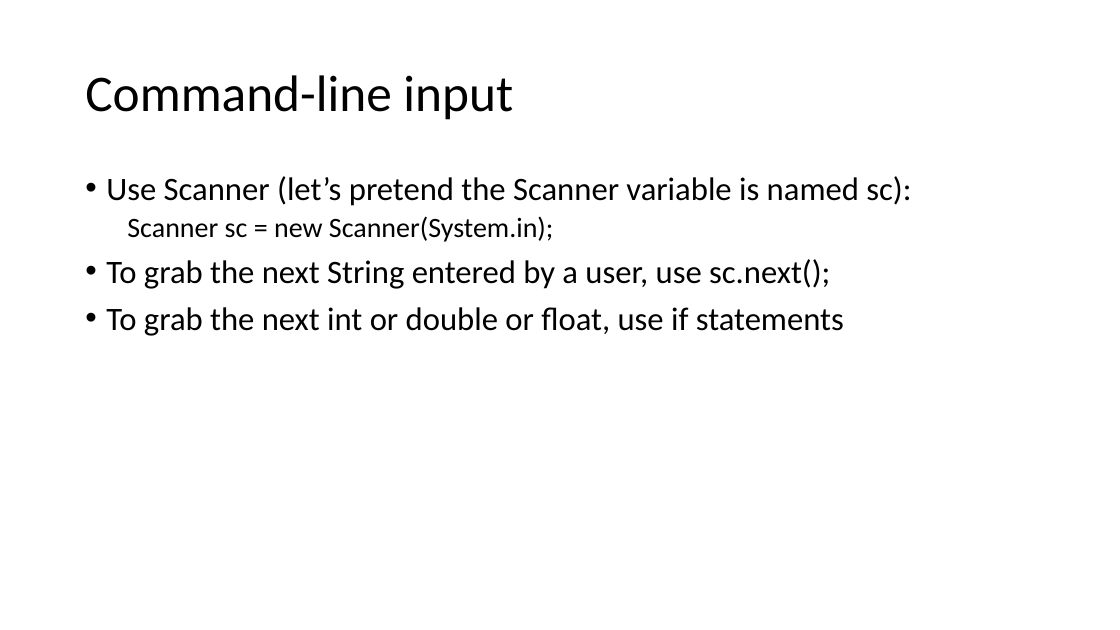
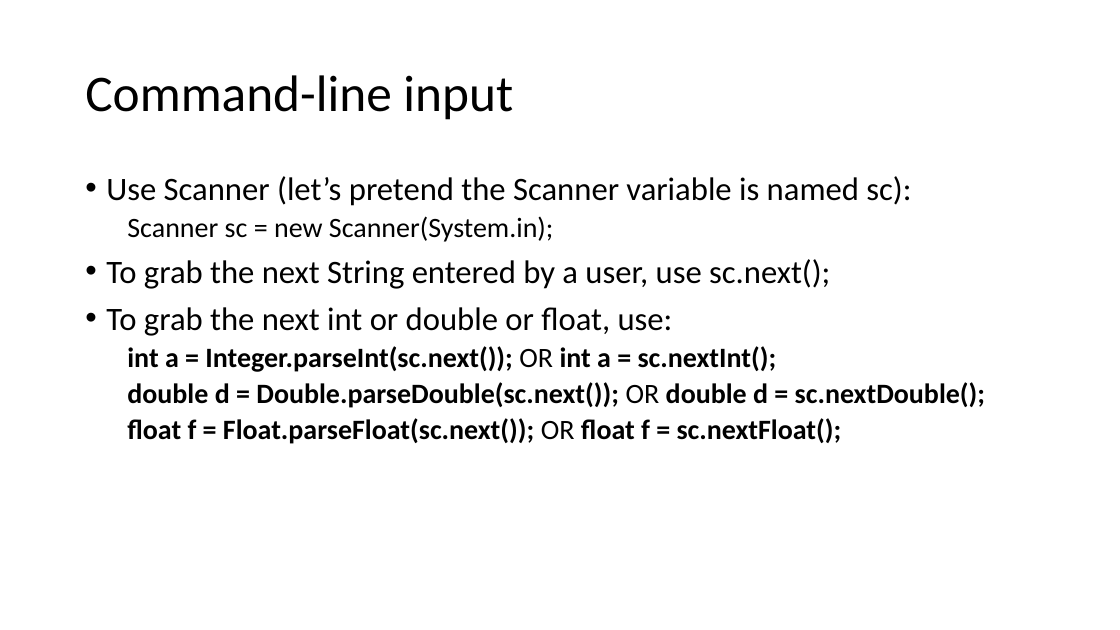
Before and after one commit to kingsman142/CS0007-UTA, a slide deck: slide 9 of Powerpoints/CS0007 Week 4.pptx. Drawn at 1120x630 pixels with LibreOffice and Linux fonts; fonts in the diff are those of the drawing. Boxes give left, top, right and bottom in pixels: in the first picture for what was removed or moved away, otherwise in the second. Text is boxed around its words. In the diff, an @@ line names an element or a change of style, - is before the commit and + after.

```diff
--- a/Powerpoints/CS0007 Week 4.pptx
+++ b/Powerpoints/CS0007 Week 4.pptx
@@ text at (x1=106, y1=307, x2=985, y2=444): text changed; size 28 to 24 pt; bold on @@
-• To grab the next int or double or float, use if statements
+• To grab the next int or double or float, use:
+  int a = Integer.parseInt(sc.next()); OR int a = sc.nextInt();
+  double d = Double.parseDouble(sc.next()); OR double d = sc.nextDouble();
+  float f = Float.parseFloat(sc.next()); OR float f = sc.nextFloat();
```
Also in this commit, not shown: 6 other slides changed, 2 other files.
